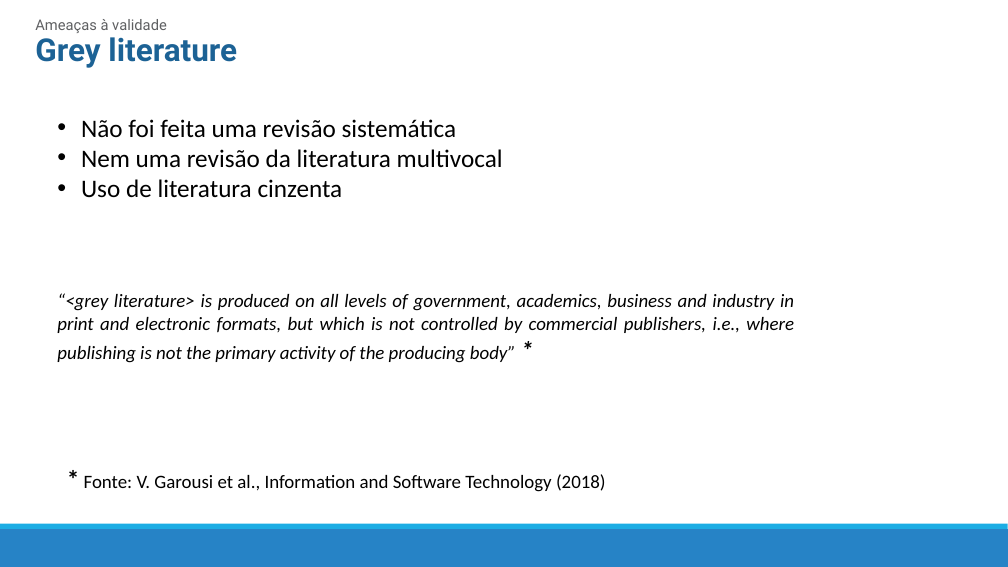
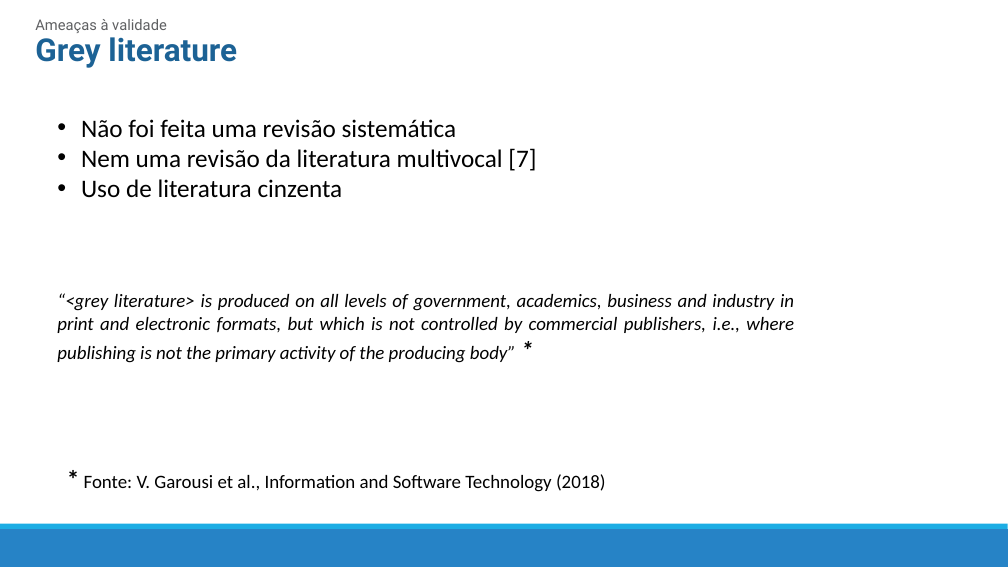
Before and after one commit to mrezende/architecture-discipline, a slide deck: slide 10 of article-presentation/Artigo.pptx. Drawn at 1008x567 pixels with LibreOffice and Linux fonts; fonts in the diff are those of the drawing. Boxes give left, top, right and bottom in pixels: in the first picture for what was removed or moved away, otherwise in the second. Text is boxed around its words. In the diff, an @@ line names an element or a change of style, - is before the commit and + after.

```diff
--- a/article-presentation/Artigo.pptx
+++ b/article-presentation/Artigo.pptx
@@ text at (x1=81, y1=148, x2=536, y2=171): text changed @@
-• Nem uma revisão da literatura multivocal
+• Nem uma revisão da literatura multivocal [7]
```
Also in this commit, not shown: 8 other slides changed.
